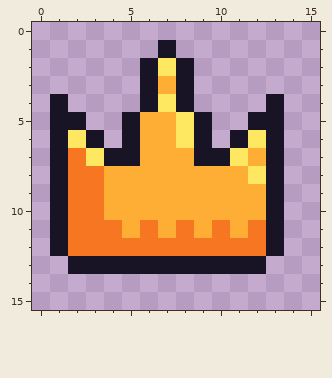
One commit to this pixel-art sprite: textures/crown.png. Above is the file before it was changed.
The file is 16x16 pixels.
The result:
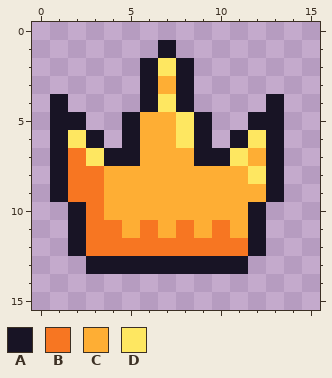
Palette (. is transparent): A #181425  B #f77622  C #feae34  D #fee761
Edits made:
@@ x 0..15 @@
  9 .ABBCCCCCCCCCA..
-10 .ABBCCCCCCCCCA..
-11 .ABBBCBCBCBCBA..
-12 .ABBBBBBBBBBBA..
-13 ..AAAAAAAAAAA...
+10 ..ABCCCCCCCCA...
+11 ..ABBCBCBCBCA...
+12 ..ABBBBBBBBBA...
+13 ...AAAAAAAAA....
 14 ................
Pixel boxes of the changes (left, top, right, bottom) in both pictures:
changed: (50, 202, 86, 274)
changed: (248, 202, 284, 274)
